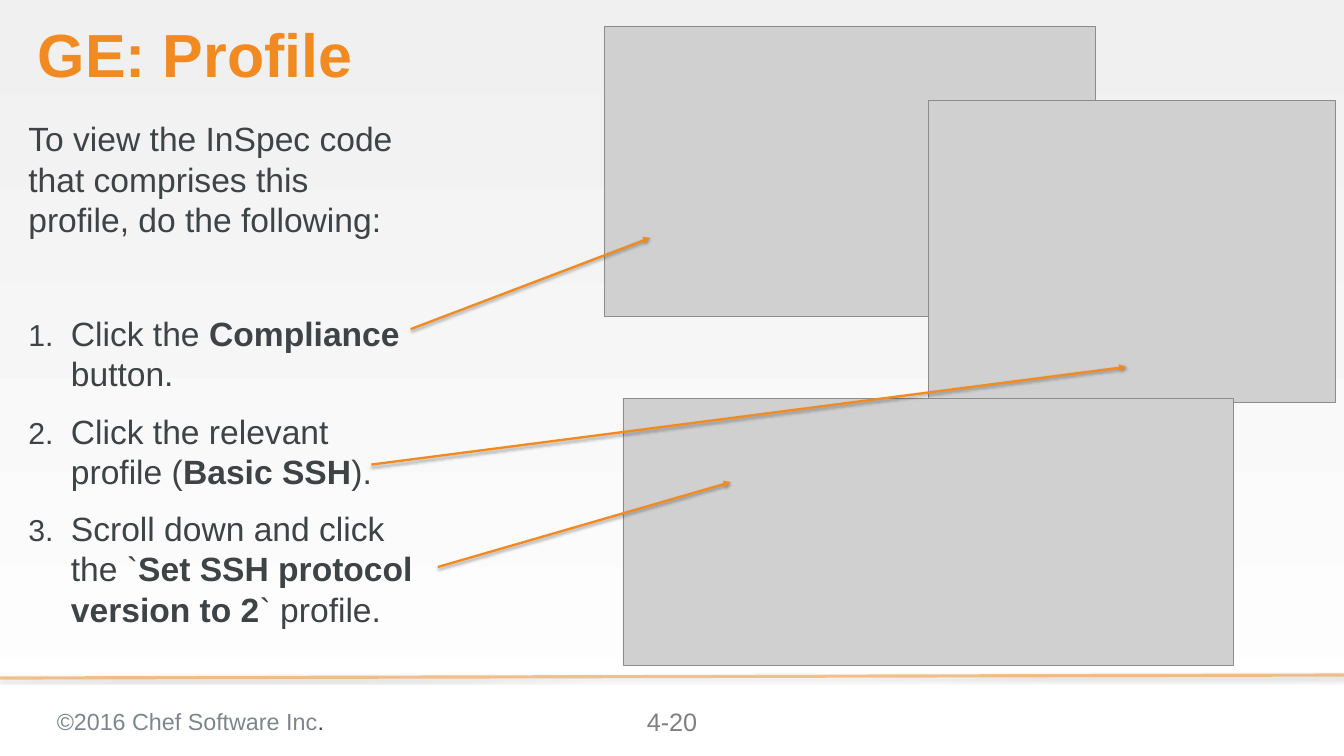
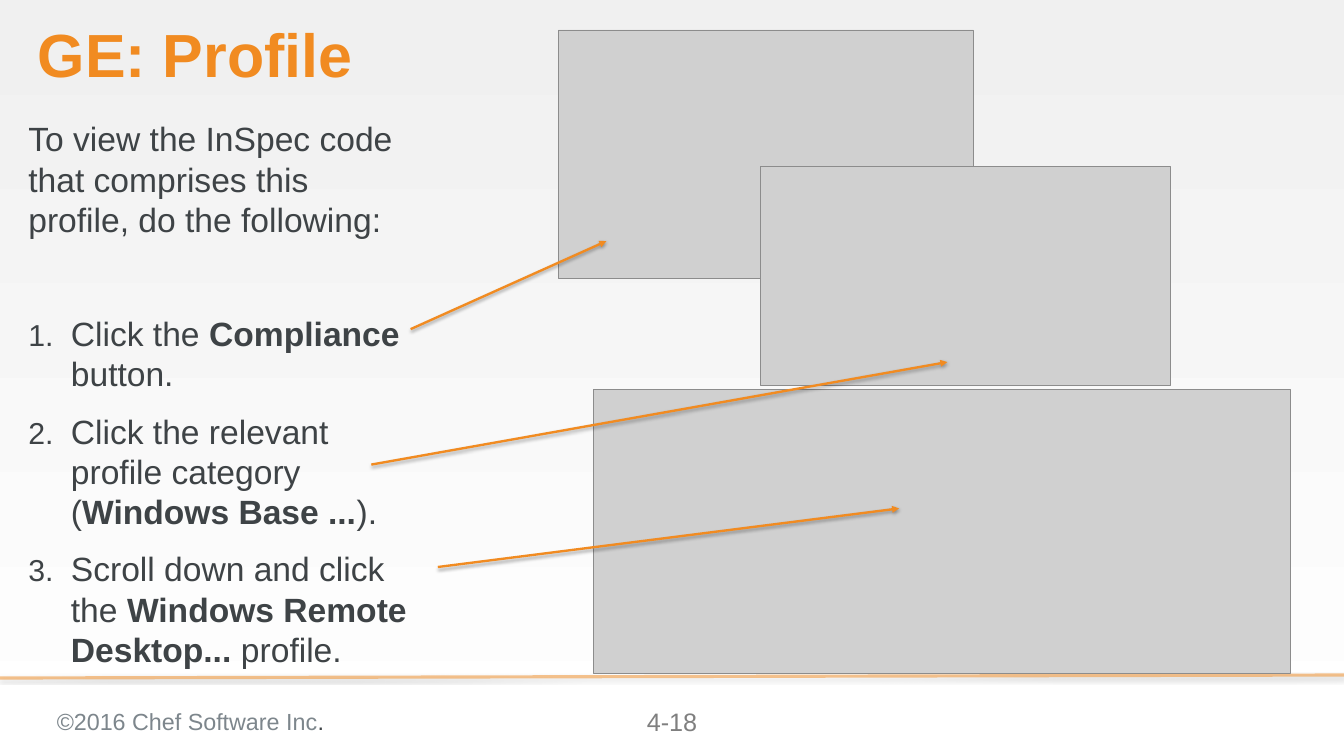
Before and after one commit to bchamby/chef-compliance-installation-configuration-operation, a slide deck: slide 18 of 04-initial-configuration-scans-win.pptx (slide 20 before the commit). Drawn at 1344x756 pixels with LibreOffice and Linux fonts; fonts in the diff are those of the drawing; grey boxes stand for pictures; background and template pictures are left out. Boxes give left, top, right and bottom in pixels: in the first picture for what was removed or moved away, otherwise in the second. Text is boxed around its words. In the diff, an @@ line names an element or a change of style, - is before the commit and + after.

```diff
--- a/04-initial-configuration-scans-win.pptx
+++ b/04-initial-configuration-scans-win.pptx
@@ picture resized from (x1=604, y1=26, x2=1095, y2=316) to (x1=559, y1=30, x2=974, y2=278) @@
@@ picture removed at (x1=928, y1=101, x2=1335, y2=402) @@
@@ picture added at (x1=760, y1=166, x2=1171, y2=386) @@
@@ arrow moved from (410, 329) - (650, 238) to (410, 329) - (606, 241) @@
@@ arrow moved from (371, 465) - (1126, 367) to (371, 465) - (947, 362) @@
@@ picture resized from (x1=623, y1=398, x2=1233, y2=665) to (x1=593, y1=389, x2=1290, y2=674) @@
@@ text at (x1=71, y1=419, x2=406, y2=623): text changed @@
-2. Click the relevant profile (Basic SSH).
-3. Scroll down and click the `Set SSH protocol version to 2` profile.
+2. Click the relevant profile category (Windows Base ...).
+3. Scroll down and click the Windows Remote Desktop... profile.
@@ arrow moved from (438, 567) - (731, 482) to (438, 567) - (899, 509) @@
@@ page number at (x1=647, y1=713, x2=697, y2=731): text changed @@
-4-20
+4-18
```
Also in this commit, not shown: 7 other slides changed, 2 slides removed.
